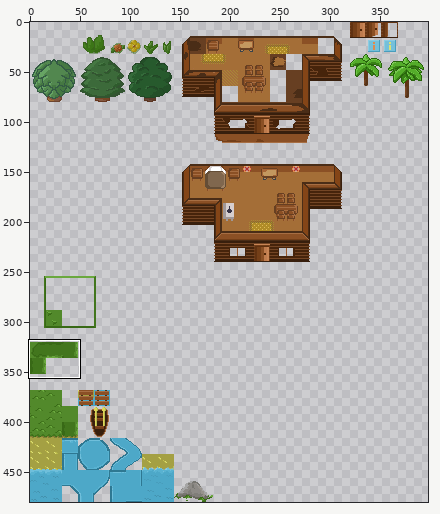
Sprite sheet: assets/NEW/TILESETS/Tiles.png. Above: a wide view before the commit, with the close-up outlined.
Close-up. Old version:
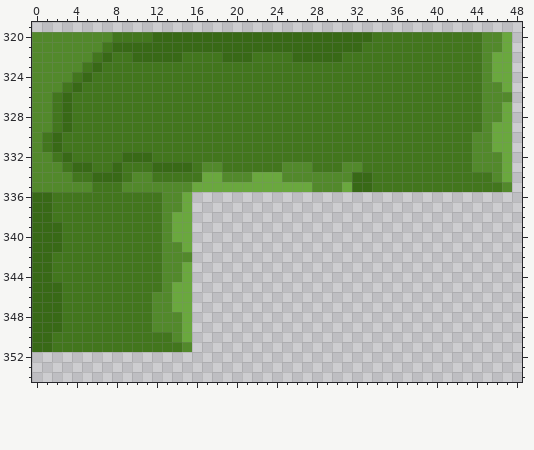
The file is 480x480 pixels. Pixels under 10% opacity are left out. Colours within 5 levels of each other are drawn and written as one. Shown: x 0..48, y 319..354. The wide view leaves out empty margins.
Now the later version:
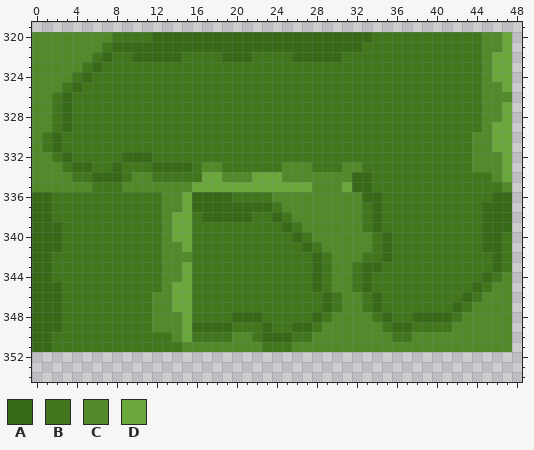
Palette (. is transparent): A #386916  B #42761d  C #52892b  D #6aa83e
Log entry: tweak paddings and define map exit
What changed:
Changed rows in their new state; - is an unchanged pixel.
first column x 16:
336 AAAABBBBCCCCCCCCCAABBBBBBBBBBBAA
337 AAAAAAAABCCCCCCCCBABBBBBBBBBBAAA
338 BAAAAABBABCCCCCCCBABBBBBBBBBBAAA
339 BBBBBBBBBABCCCCCCBABBBBBBBBBBAAA
340 BBBBBBBBBBABCCCCCCBABBBBBBBBBAAB
341 BBBBBBBBBBBABCCCCCBABBBBBBBBBAAB
342 BBBBBBBBBBBBABCCCBBABBBBBBBBBBAB
343 BBBBBBBBBBBBABCCBAABBBBBBBBBBBAB
344 BBBBBBBBBBBBABCCBABBBBBBBBBBBABC
345 BBBBBBBBBBBBABCCBABBBBBBBBBBABCC
346 BBBBBBBBBBBBBABCCBABBBBBBBBABCCC
347 BBBBBBBBBBBBBABCCBABBBBBBBABCCCC
348 BBBBAAABBBBBABCCCCBABBAAAABCCCCC
349 AAAABBBABBAABCCCCCCBAABBBBCCCCCC
350 BBBBCCBAAABBCCCCCCCCBBCCCCCCCCCC
351 CCCCCCCBBBCCCCCCCCCCCCCCCCCCCCCC
Where, in picture pixels (left, top, right, bottom), the same in both close-ups:
added: (192, 192, 512, 352)
